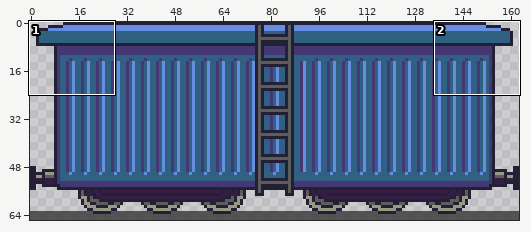
Sprite sheet -- src/assets/train2.png. Above, an overview of the earlier version with the close-up marked.
Close-up. Before the commit:
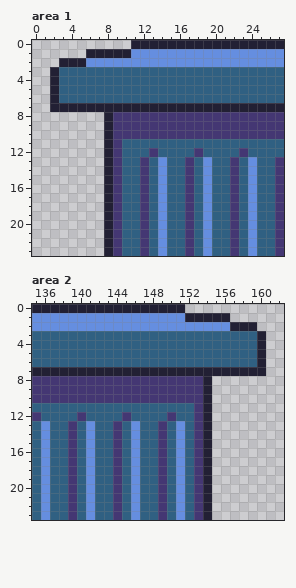
The file is 163x66 pixels. Shown: area 1: x 0..27, y 0..23; area 2: x 135..162, y 0..23.
After the commit:
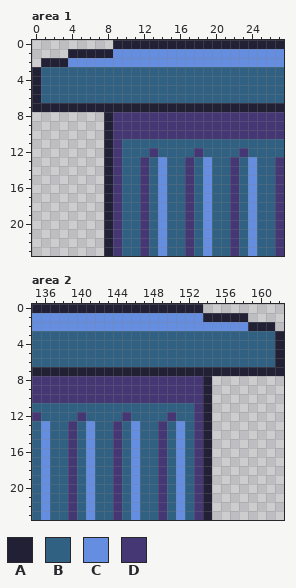
Palette (. is transparent): A #222034  B #306082  C #658ee0  D #443773
Difference:
Changed rows in their new state; - is an unchanged pixel.
Area 1:
first column x 0:
 0 ---------AA
 1 ----AA---CC
 2 -AA-CC-----
 3 ABB--------
 4 ABB--------
 5 ABB--------
 6 ABB--------
 7 AA---------
Area 2:
first column x 152:
 0 AA---------
 1 CC---AA----
 2 -----CC-AA-
 3 --------BBA
 4 --------BBA
 5 --------BBA
 6 --------BBA
 7 ---------AA
